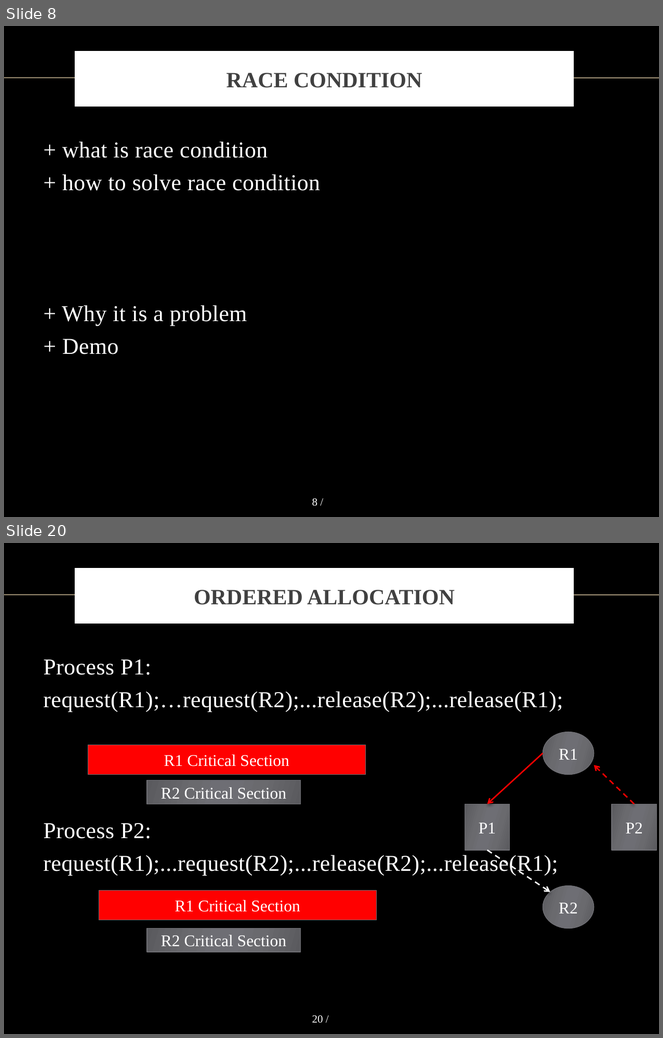
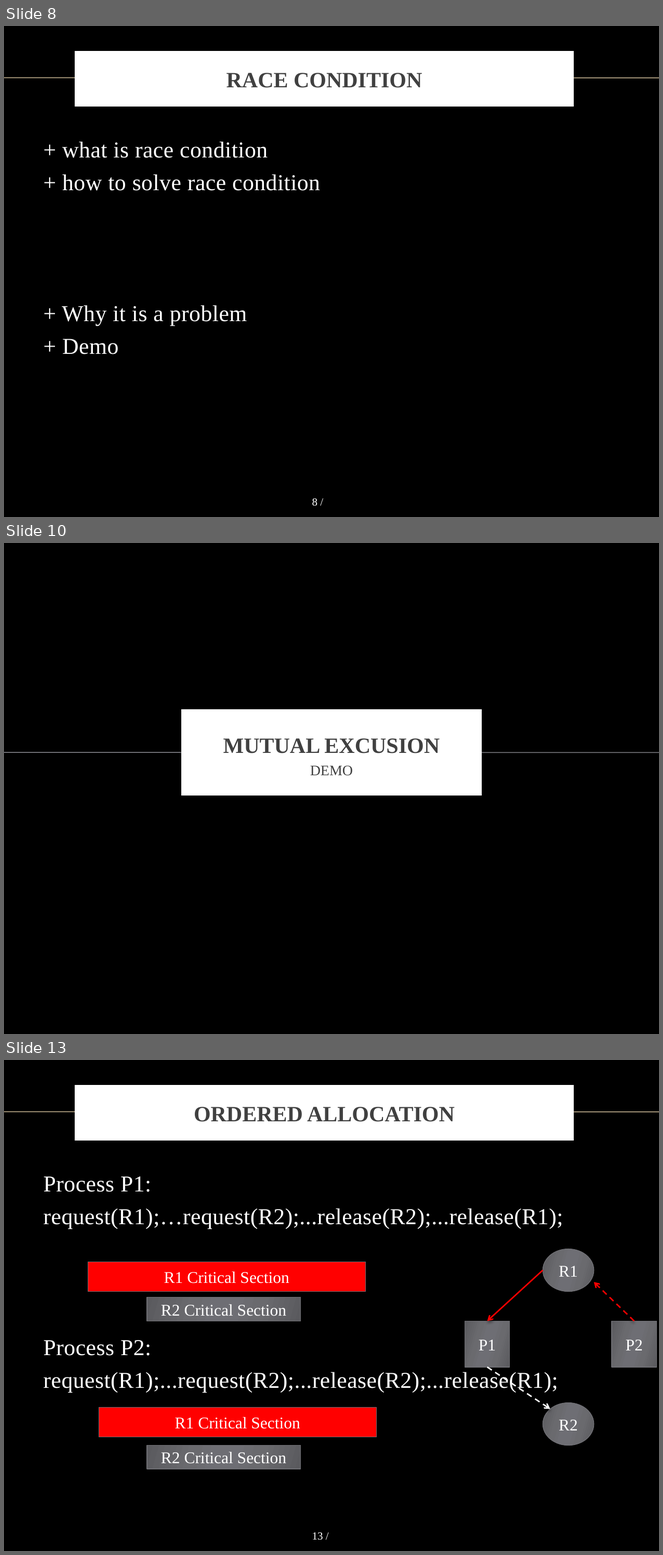
Before and after one commit to vong-srey/Paravantage, a slide deck: Presentation.pptx. Shown one above the other, each under a label of ours: slides 8 and 20 before the commit, slides 8, 10 and 13 after it; the slides between them are not shown. The pictures are 663x1038 and 663x1555 pixels, drawn with LibreOffice and Linux fonts; fonts in the diff are those of the drawing; background and template pictures are left out. Boxes give left, top, right and bottom in pixels: in the first picture for what was removed or moved away, otherwise in the second. Text is boxed around its words. In the diff, an @@ line names an element or a change of style, - is before the commit and + after.

```diff
--- a/Presentation.pptx
+++ b/Presentation.pptx
@@ slide 10 added at (4,543,659,1034), background picture (left out) @@
@@ rectangle added at (184,712,479,793), fill #FFFFFF, outline #FFFFFF 6 pt @@
@@ title added at (223,739,440,754), 24 pt, text #404040, bold @@
+MUTUAL EXCUSION
@@ line added from (4, 753) to (659, 753), #6F6F74 1 pt @@
@@ subtitle added at (310,766,353,776), 16 pt, text #404040 @@
+DEMO
@@ what was slide 20 is now slide 13 @@
@@ page number at (312,1533,323,1540): text changed @@
-20 /
+13 /
```
Also in this commit, not shown: 4 slides changed, 1 other slide added, 4 slides removed.
